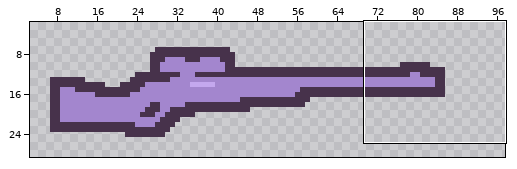
Edited in one commit: pixel-art file (art/weapons/marshall-ingame-single.aseprite). The first picture is a wide view before the edit; the outline marks the close-up.
Close-up. As it was:
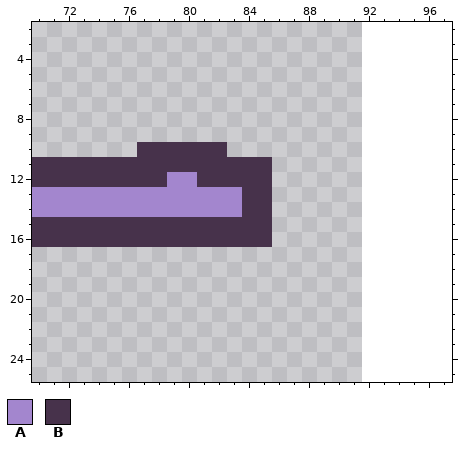
91x36 pixels, 1 frame. Shown: x 70..97, y 2..25. The old version is drawn lined up with the new one, on the new canvas. The wide view leaves out empty margins.
Palette (. is transparent): A #a386ce  B #47324b
Pixels before, first column x 70:
10 .......BBBBBB...
11 BBBBBBBBBBBBBBBB
12 BBBBBBBBBAABBBBB
13 AAAAAAAAAAAAAABB
14 AAAAAAAAAAAAAABB
15 BBBBBBBBBBBBBBBB
16 BBBBBBBBBBBBBBBB
New version:
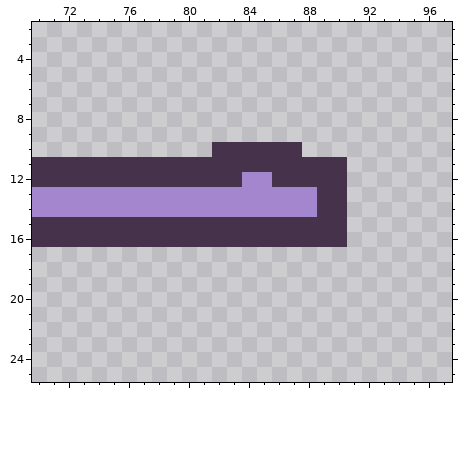
Change:
canvas 91x36 -> 98x32, the old top-left corner now at 1,-2 (the part of the old canvas that was cut away was empty and is not shown)
Colour A is added in rows 13 to 14 at x 86 to 88.
Colour A replaces colour B in rows 12 to 14 at x 84 to 85.
Colour B is added in row 10 at x 83 to 87; in rows 11 to 12 at x 86 to 90; in rows 13 to 14 at x 89 to 90; in rows 15 to 16 at x 86 to 90.
Colour B replaces colour A in row 12 at x 79 to 80.
Colour B is removed in row 10 at x 77 to 81.
Changed places in both close-ups, as pixel boxes (x1, y1, x2, y2):
changed: (137, 142, 347, 247)
